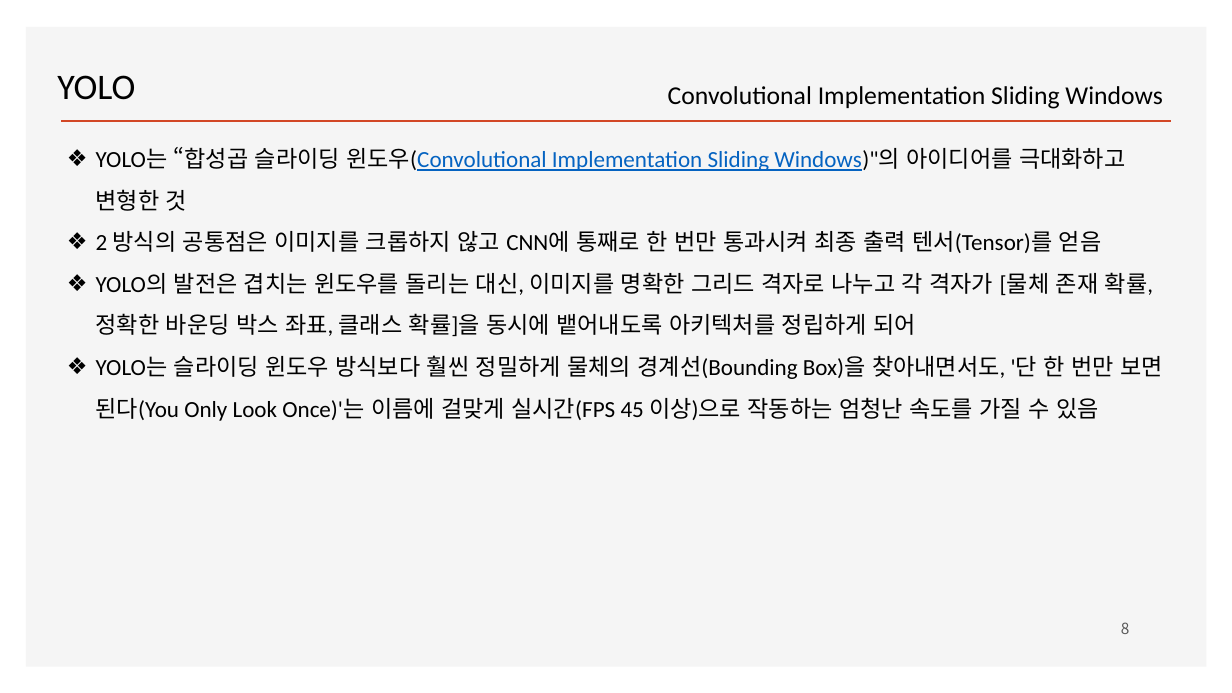
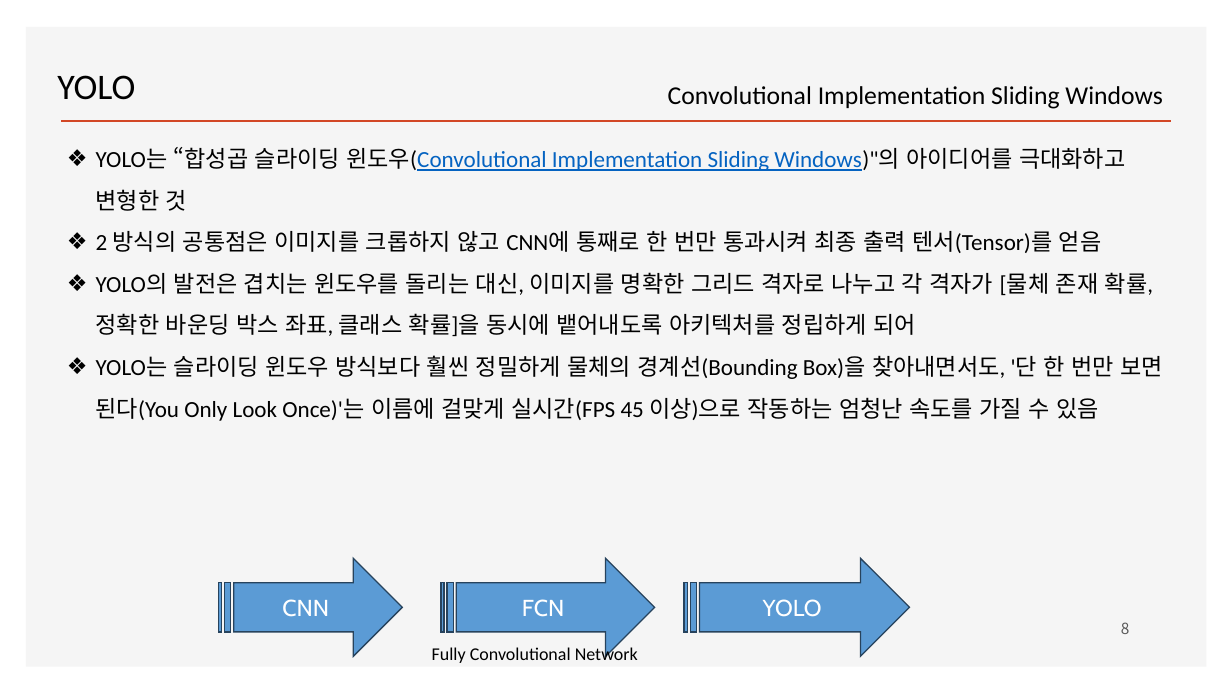
Before and after one commit to ancestor9/2026_Fall_Deep-Learning-with-Python, a slide deck: slide 8 of CNN/Object detection_YOLO.pptx. Drawn at 1232x693 pixels with LibreOffice and Linux fonts; fonts in the diff are those of the drawing; background and template pictures are left out. Boxes give left, top, right and bottom in pixels: in the first picture for what was removed or moved away, otherwise in the second. Text is boxed around its words. In the diff, an @@ line names an element or a change of style, - is before the commit and + after.

```diff
--- a/CNN/Object detection_YOLO.pptx
+++ b/CNN/Object detection_YOLO.pptx
@@ striped right arrow added at [218,558,402,656], fill #5B9BD5, outline #28445D 1 pt, 18 pt, text #FFFFFF @@
+CNN
@@ striped right arrow added at [441,558,654,656], fill #5B9BD5, outline #28445D 1 pt, 18 pt, text #FFFFFF @@
+FCN
@@ striped right arrow added at [684,558,909,656], fill #5B9BD5, outline #28445D 1 pt, 18 pt, text #FFFFFF @@
+YOLO
@@ text added at [432,645,638,663], 14 pt, text #000000 @@
+Fully Convolutional Network
```
Also in this commit, not shown: 1 slide added.
